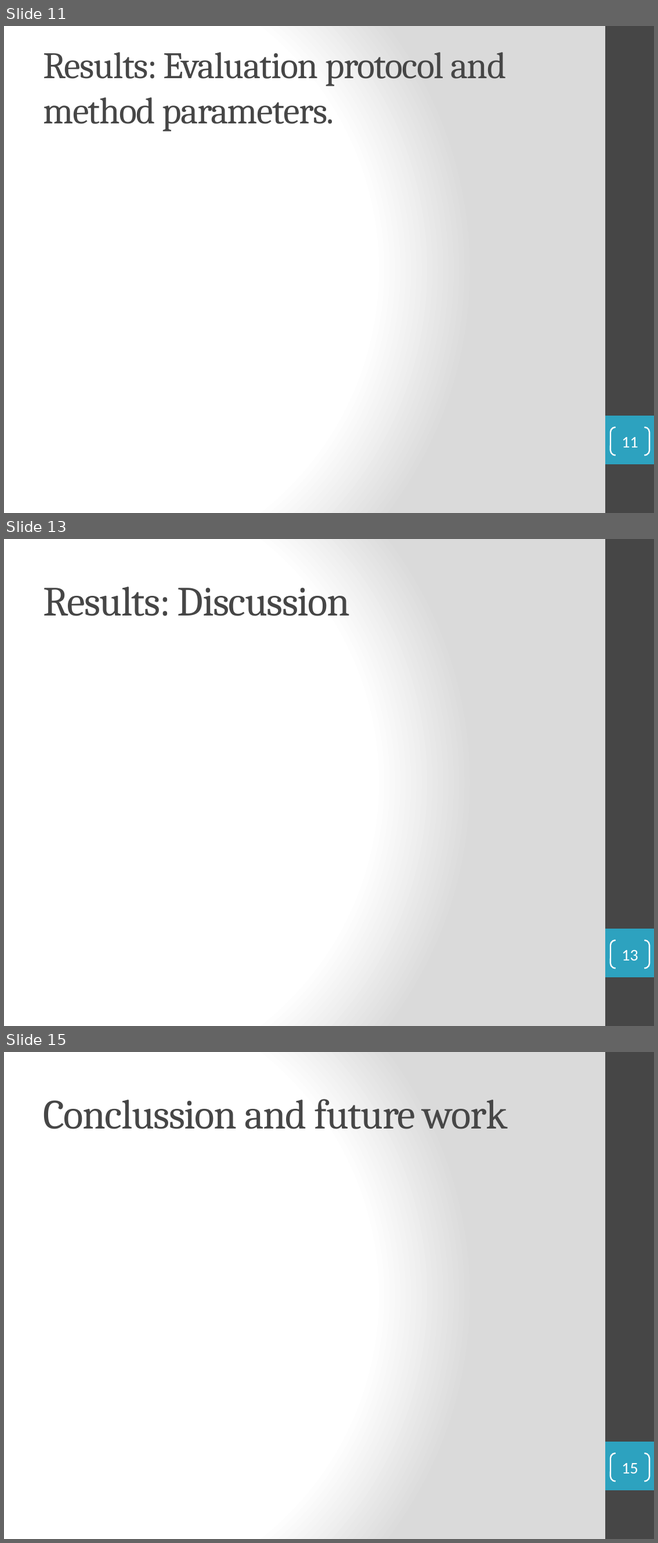
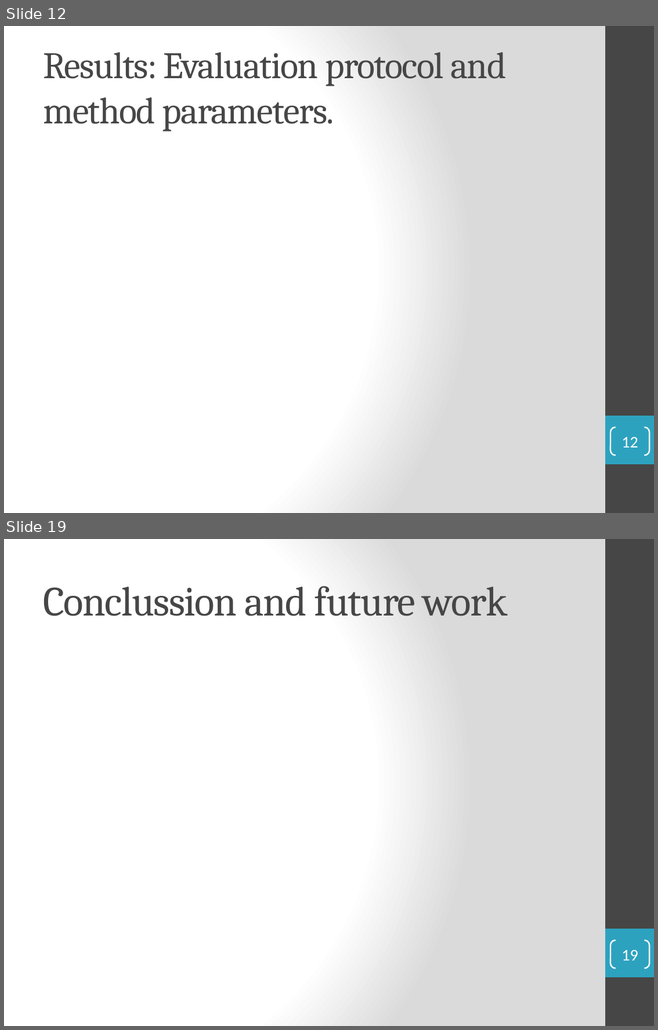
Before and after one commit to Ralleg314/TFG, a slide deck: Presentation.pptx. Shown one above the other, each under a label of ours: slides 11, 13 and 15 before the commit, slides 12 and 19 after it; the slides between them are not shown. The pictures are 658x1543 and 658x1030 pixels, drawn with LibreOffice and Linux fonts; fonts in the diff are those of the drawing. Boxes give left, top, right and bottom in pixels: in the first picture for what was removed or moved away, otherwise in the second. Text is boxed around its words. In the diff, an @@ line names an element or a change of style, - is before the commit and + after.

```diff
--- a/Presentation.pptx
+++ b/Presentation.pptx
@@ slide 13 removed at (4, 539, 654, 1026), background gradient #FFFFFF to #DADADA; not listed: 2 template elements that a slide beside it also shows @@
@@ title removed at (43, 587, 350, 616) @@
-Results: Discussion
@@ page number removed at (610, 940, 649, 968) @@
-13
@@ what was slide 11 is now slide 12 @@
@@ page number at (621, 437, 637, 448): text changed @@
-11
+12
@@ what was slide 15 is now slide 19 @@
@@ page number at (621, 950, 637, 961): text changed @@
-15
+19
```
Also in this commit, not shown: 9 slides changed, 6 slides added, 3 other slides removed, 1 other file.
